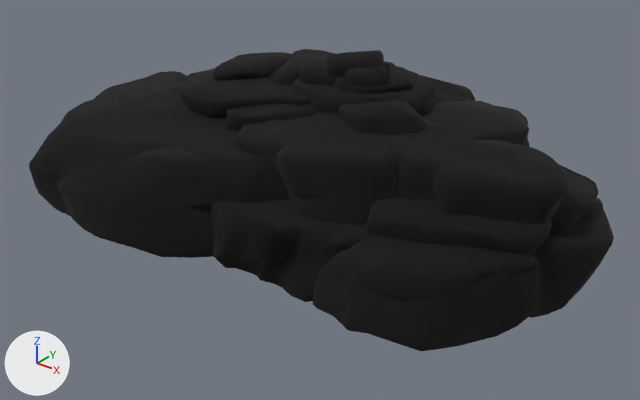
What one commit did to the OBJ model Assets/Resources/ArtResources/Models/Meshs/bg/strone_04.obj.
One viewpoint serves both versions: a 50 mm camera at (22.5, -26.6, 18.1) aimed at (-0.2, 1.7, 0.6). The axes (+X, +Y, +Z) are drawn at lower left. The lights are the same throughout. Where no turn or scale is listed for an object, it has been applied to the vertices.

Objects in the first picture: 'strone_04'.
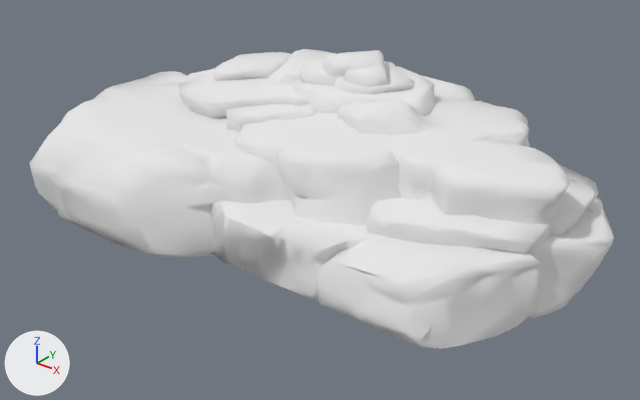
The newer file is also turned or shifted as a whole; pictures and numbers use the older file's frame.

Where the change shows, as pixel boxes [x1, y1, x2, y2] in the pictures (640 x 400 px):
'strone_04', reshaped
    before: [29, 49, 614, 351]
    after: [29, 49, 614, 349]
part 1 of me_strone_04, cut back
    before: [29, 153, 450, 351]
    after: [29, 153, 450, 349]
part 2 of me_strone_04, recoloured (black to white)
    both: [138, 49, 597, 349]

The edits, one by one:
Material 'aiStandardSurface9SG' (mat_aistandardsurface9sg) is new.
Its base color is (0.8, 0.8, 0.8) (white #e7e7e7).
Its roughness is 1.0.
me_strone_04 is used by ob_strone_04; location (0.0, 0.0, 0.0).
me_strone_04 had 2215 vertices, 4426 faces and spanned x -16.2..12.9, y -6.7..11.1, z -0.2..6.7.
me_strone_04 now has 1894 vertices, 3692 faces and spans x -16.2..12.9, y -6.3..11.1, z 0.0..6.7.
me_strone_04 part 1: 129 vertices moved from x -10.2..9.4, y -6.7..-3.6, z 0.2..2.4 to x -10.2..9.4, y -6.3..-4.6, z 0.1..2.4; 336 vertices removed from x -15.4..11.4, y -6.1..9.1, z -0.2..0.3; 15 vertices added at x -8.1..9.4, y -6.3..-4.6, z 0.1..0.3.
me_strone_04 part 2: 3646 faces spanning x -16.2..12.9, y -6.3..11.1, z 0.0..6.7 switch from mat_aistandardsurface8sg (black #000000) to mat_aistandardsurface9sg (white #e7e7e7).
